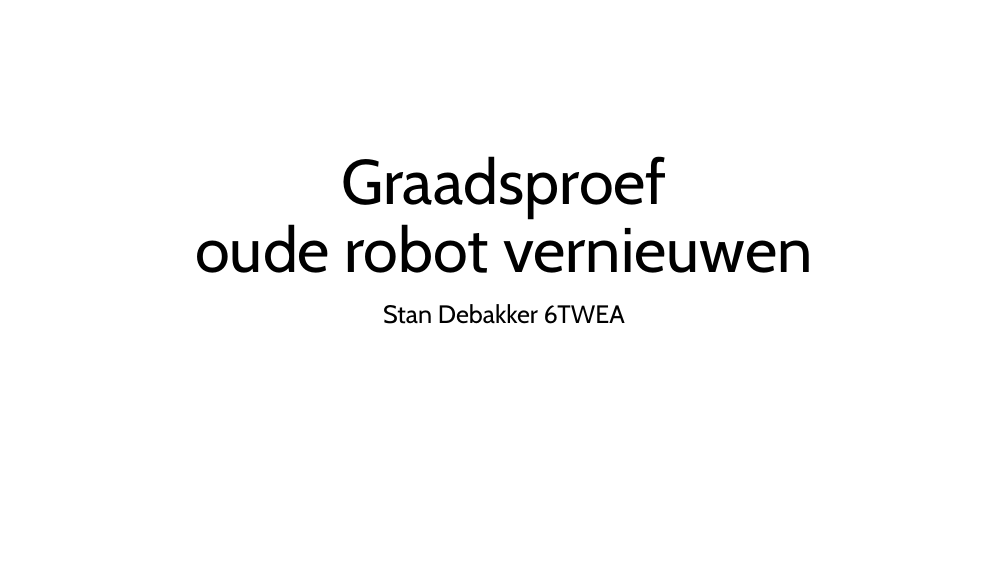
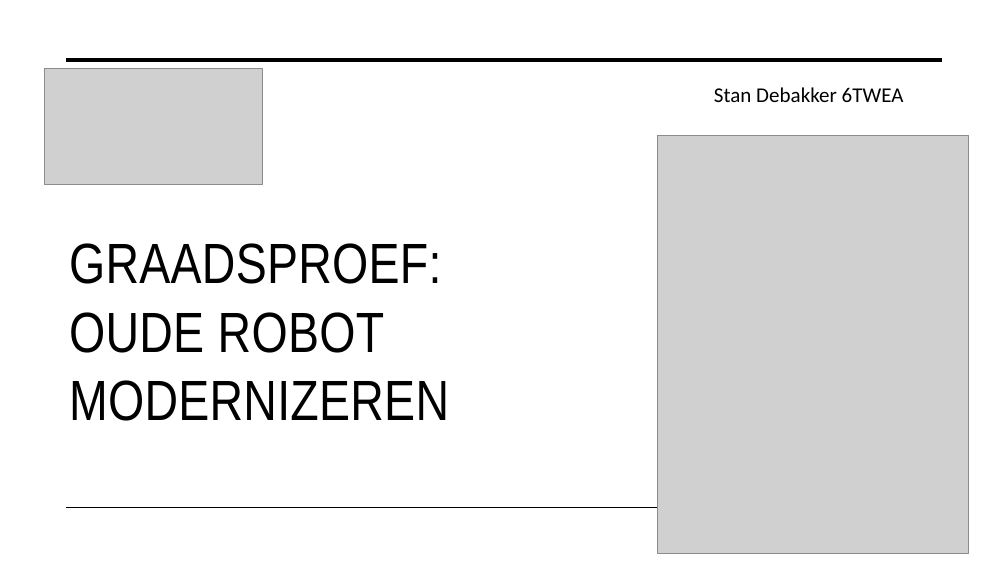
Before and after one commit to Stan-debakker/grap-6TWEA, a slide deck: slide 1 of school/eindpresentatie.pptx. Drawn at 1008x567 pixels with LibreOffice and Linux fonts; fonts in the diff are those of the drawing; grey boxes stand for pictures. Boxes give left, top, right and bottom in pixels: in the first picture for what was removed or moved away, otherwise in the second. Text is boxed around its words. In the diff, an @@ line names an element or a change of style, - is before the commit and + after.

```diff
--- a/school/eindpresentatie.pptx
+++ b/school/eindpresentatie.pptx
@@ subtitle "Stan Debakker 6TWEA": place and size @@
-subtitle "Stan Debakker 6TWEA" at (383, 304, 625, 324)
+subtitle "Stan Debakker 6TWEA" at (714, 87, 904, 102)
@@ subtitle "Stan Debakker 6TWEA" at (714, 87, 904, 102): size 24 to 20 pt, font Cabin to Calibri; alignment centre to left; line spacing 0.9 to 1.1; vertical alignment top to middle @@
@@ picture added at (45, 69, 262, 185) @@
@@ line added from (67, 60) to (942, 60), #000000 3.5 pt @@
@@ picture added at (658, 135, 968, 554) @@
@@ title "GRAADSPROEF: OUDE ROBOT MODERNIZEREN" at (69, 243, 449, 421): vertical alignment bottom to middle @@
@@ title at (69, 243, 449, 421): text changed; size 60 to 54 pt; font Cabin to Arial Narrow @@
-Graadsproef
-oude robot vernieuwen
+GRAADSPROEF:
+OUDE ROBOT MODERNIZEREN
@@ line added from (67, 508) to (942, 508), #000000 1 pt @@
```
Also in this commit, not shown: 7 other slides changed, 1 slide added, 1 slide removed, 2 other files.
